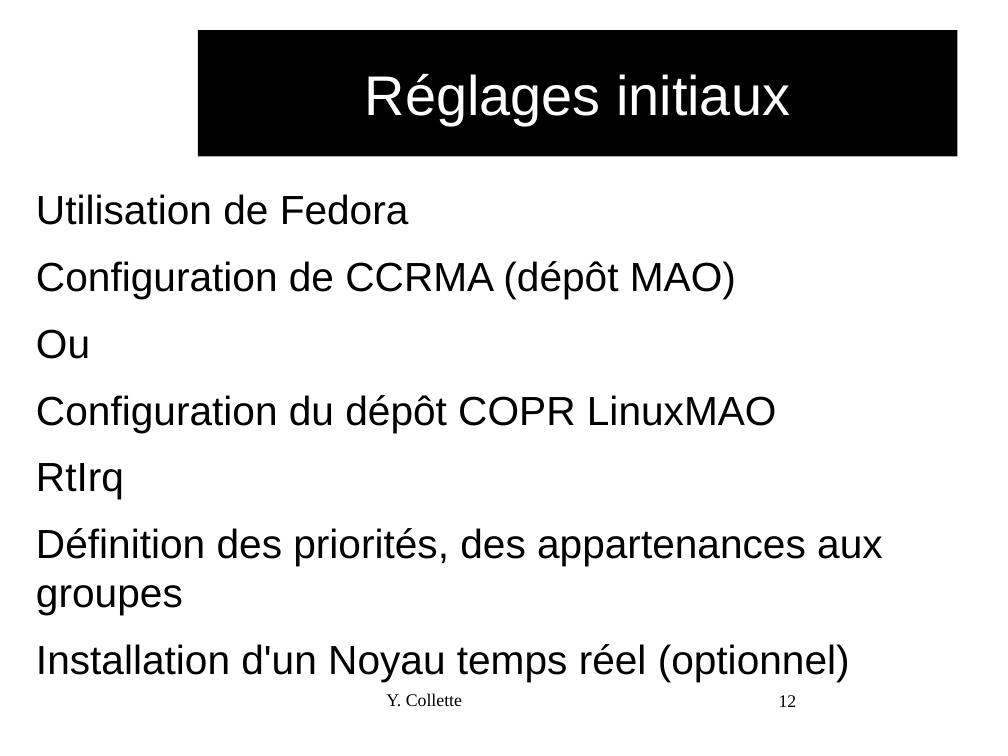
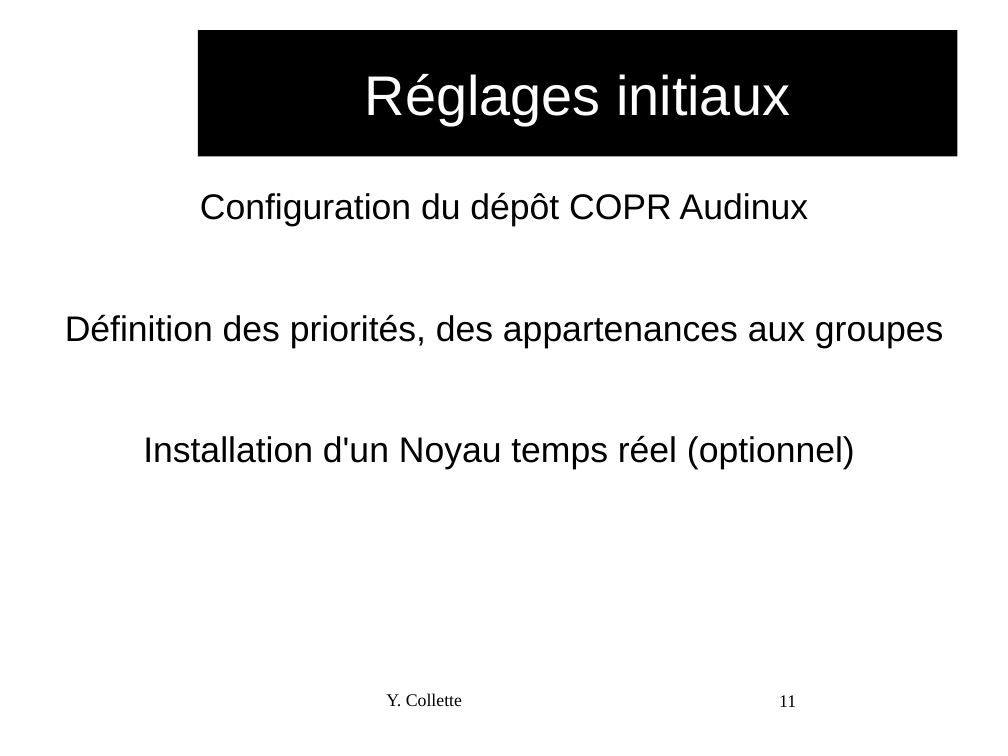
Before and after one commit to audinux/audinux.github.io, a slide deck: slide 11 of workshop/audio/LinuxIntro.odp (slide 12 before the commit). Drawn at 1008x756 pixels with LibreOffice and Linux fonts; fonts in the diff are those of the drawing; background and template pictures are left out. Boxes give left, top, right and bottom in pixels: in the first picture for what was removed or moved away, otherwise in the second. Text is boxed around its words. In the diff, an @@ line names an element or a change of style, - is before the commit and + after.

```diff
--- a/workshop/audio/LinuxIntro.odp
+++ b/workshop/audio/LinuxIntro.odp
@@ text at <box>200,192,808,226</box>: text changed; size 32 to 28 pt @@
-Utilisation de Fedora
-Configuration de CCRMA (dépôt MAO)
-Ou
-Configuration du dépôt COPR LinuxMAO
-RtIrq
+Configuration du dépôt COPR Audinux
@@ text at <box>65,314,943,469</box>: size 32 to 28 pt in "Définition des priorités, des appartenances aux groupes", "Installation d'un Noyau temps réel (optionnel)"; alignment left to centre @@
@@ page number at <box>779,695,796,707</box>: text changed @@
-12
+11
```
Also in this commit, not shown: 7 other slides changed, 1 slide added, 1 slide removed, 23 other files.
